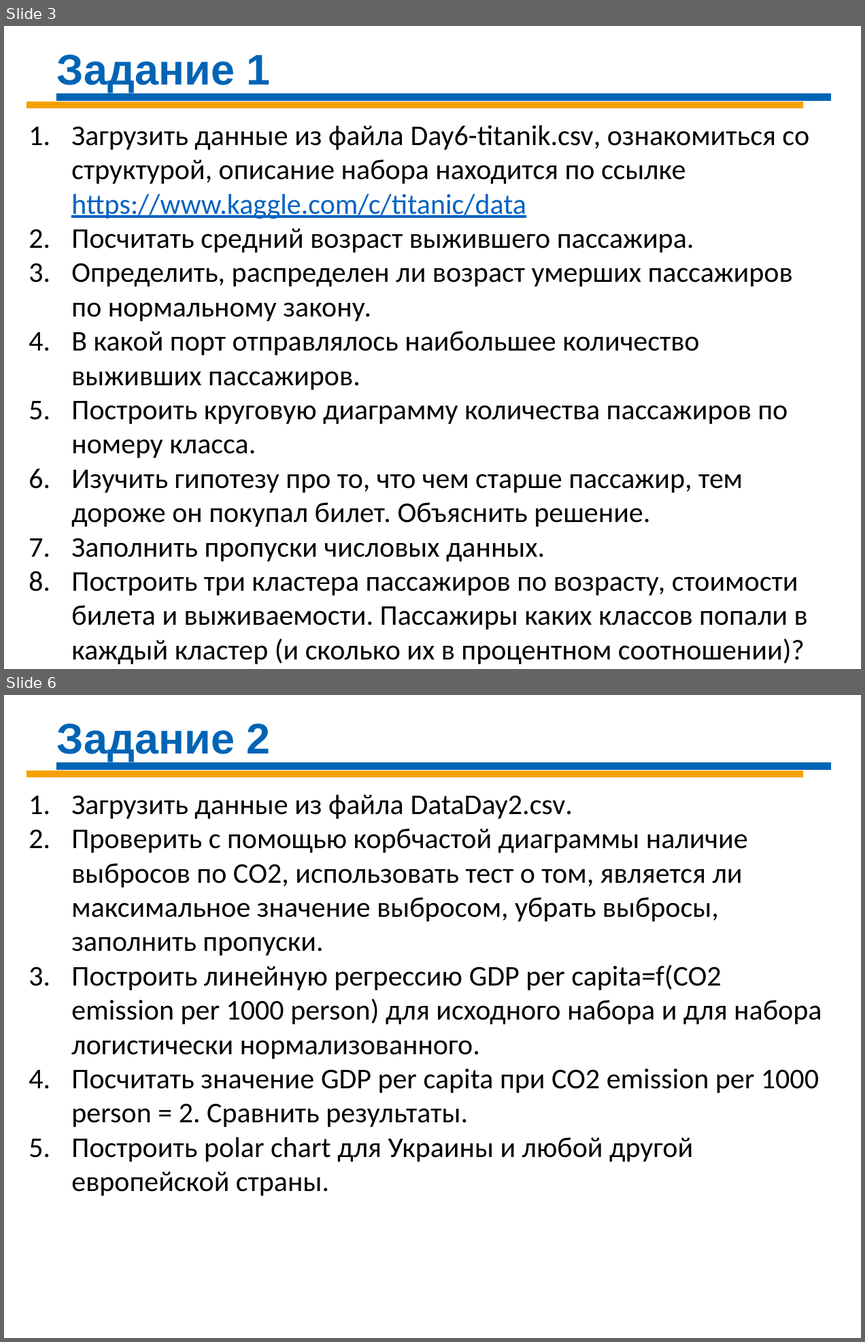
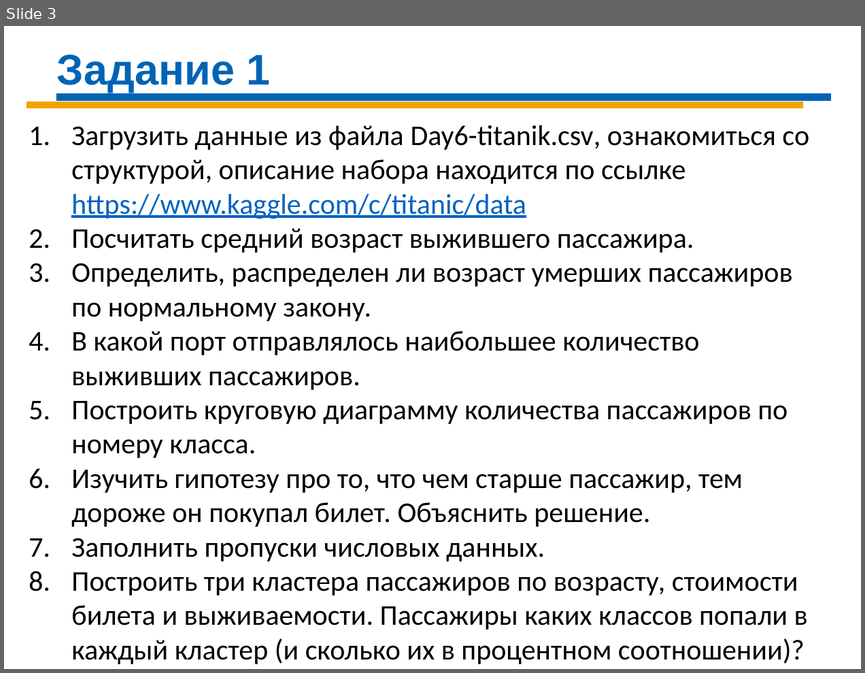
Before and after one commit to Demolis/Infopulse, a slide deck: DS_Sat_2020/DS-Day-06 R.pptx. Shown one above the other, each under a label of ours: slides 3 and 6 before the commit, slide 3 after it; the slides between them are not shown. The pictures are 865x1342 and 865x673 pixels, drawn with LibreOffice and Linux fonts; fonts in the diff are those of the drawing. Boxes give left, top, right and bottom in pixels: in the first picture for what was removed or moved away, otherwise in the second. Text is boxed around its words. In the diff, an @@ line names an element or a change of style, - is before the commit and + after.

```diff
--- a/DS_Sat_2020/DS-Day-06 R.pptx
+++ b/DS_Sat_2020/DS-Day-06 R.pptx
@@ slide 6 removed at [4,695,861,1338], background #FFFFFF @@
@@ text removed at [57,724,271,762] @@
-Задание 2
@@ line removed from (26, 774) to (802, 774) @@
@@ line removed from (56, 766) to (831, 766) @@
@@ text removed at [71,794,821,1195] @@
-1. Загрузить данные из файла DataDay2.csv.
-2. Проверить с помощью корбчастой диаграммы наличие выбросов по СО2, использовать тест о том, является ли максимальное значение выбросом, убрать выбросы, заполнить пропуски.
-3. Построить линейную регрессию GDP per capita=f(CO2 emission per 1000 person) для исходного набора и для набора логистически нормализованного.
-4. Посчитать значение GDP per capita при CO2 emission per 1000 person = 2. Сравнить результаты.
-5. Построить polar chart для Украины и любой другой европейской страны.
```
Also in this commit, not shown: 2 other slides removed, 4 other files.
